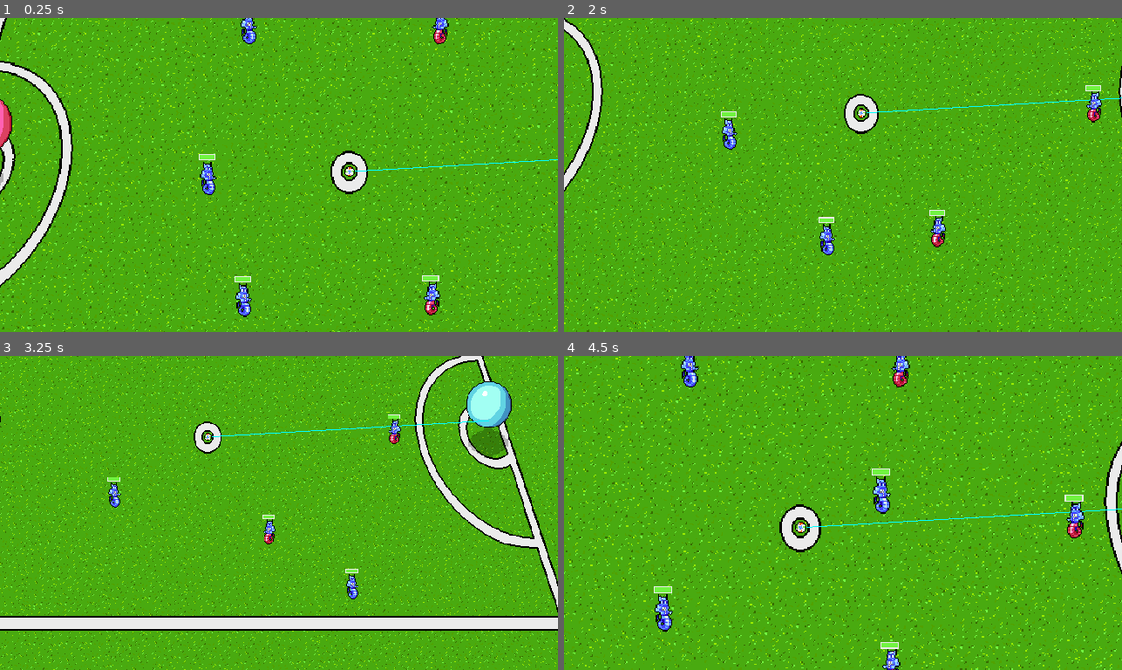
Above: before the commit, frames 1-4 (two rows, left to right).
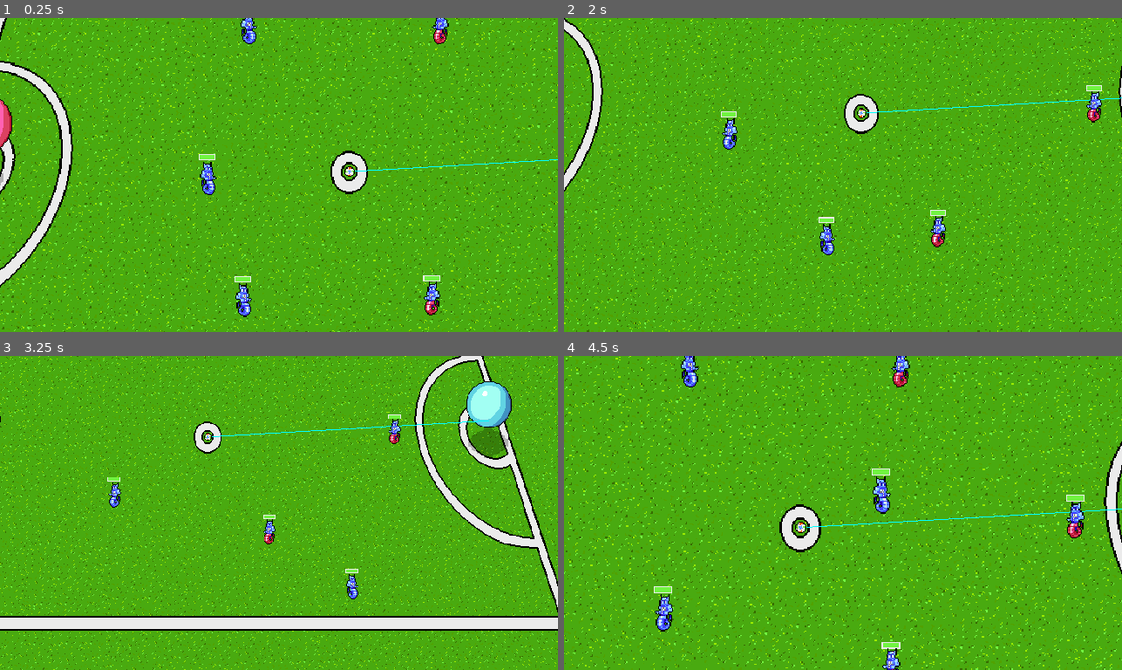
Above: after the commit, the same moments.

Repository: gamkedo-la/Elementaball
Game: Godot game, scene res://Node2D.tscn
Two runs of this game, one before a commit and one after it. Both use one fixed random seed, a clock stepped at 60 frames per second and the inputs below.
Inputs:
- Up to frame 1 (0.25 s): no input
- Up to frame 2 (2 s): hold Right (ui_right) 0.53-1.28 s; hold Down (ui_down) from 1.28 s (still down)
- Up to frame 3 (3.25 s): release Down (ui_down) at 2.03 s; hold Right (ui_right) 2.03-2.78 s; hold Up (ui_up) from 2.78 s (still down)
- Up to frame 4 (4.5 s): release Up (ui_up) at 3.53 s; hold Left (ui_left) from 3.53 s (still down)

The runs differ from the first frame. In frame 1, less than 0.1% of the frame differs, in the area x 75-79%, y 81-84%; in frame 2, 0.2%; in frame 3, 0.1%; in frame 4, 0.3%, in the area x 16-94%, y 44-94%.

Commit message:
Character (sprite and collider) flip depending on direction

Diff:
--- a/Field and Equipment/Ball.gd
+++ b/Field and Equipment/Ball.gd
@@ -62,7 +62,7 @@
 
 func set_possession(player):
 	playerInPossession = player
-	possessionNode = player.get_node("Position2D")
+	possessionNode = player.get_node("ThingsToFlip/Position2D")
 	if player in get_tree().get_nodes_in_group("player_team"):
 		dribbling = true
 		enemyPossession = false
--- a/Players/AIPlayer.gd
+++ b/Players/AIPlayer.gd
@@ -2,6 +2,7 @@
 
 #Variables for movement
 var velocity = Vector2.ZERO
+onready var initialScale = scale
 var destination = Vector2()
 var previousPosition = global_position
 
@@ -93,6 +94,16 @@
 		update()
 		#TODO: Add offensive AI - running toward goal, passing, kicking
 
+		if velocity.x > 0.1:
+			$ThingsToFlip.scale.x = -1
+			if $EnemyCollider:
+				$EnemyCollider.scale.x = -1
+
+		elif velocity.x < -0.1:
+			$ThingsToFlip.scale.x = 1
+			if $EnemyCollider:
+				$EnemyCollider.scale.x = 1
+
 	if tacklingInProgress and tacklerIsSelf:
 		aniMachine.travel(tackleAnim)
 	elif velocity.length() == 0:
@@ -100,6 +111,7 @@
 	elif velocity.length() > 0:
 		aniMachine.travel(runningAnim)
 
+
 func defend_zone():
 	if(inDefenseZone == false):
 		destination = defenseZone.global_position
@@ -134,7 +146,7 @@
 func _move_to_target(targetType):
 	var distance2Target = destination.distance_to(Vector2.ZERO);
 	var ballPosition = to_local(ball.global_position)
-	if(destination != ballPosition and distance2Target > 10):
+	if(destination != ballPosition and distance2Target > 30):
 		move_and_slide(velocity);
 	elif(destination == ballPosition  and distance2Target > 50):
 		move_and_slide(velocity);
@@ -142,7 +154,7 @@
 		destination = ballPosition
 	elif (destination == ballPosition and ball.kicking == false and stealCooldown == false and tacklingInProgress == false):
 		_try_steal();
-	elif distance2Target > 5:
+	elif distance2Target > 30:
 		move_and_slide(velocity)
 	else: velocity = Vector2.ZERO
 
--- a/Players/AnimationPlayer.tscn
+++ b/Players/AnimationPlayer.tscn
@@ -4,7 +4,7 @@
 resource_name = "Blue Enemy Idle"
 loop = true
 tracks/0/type = "value"
-tracks/0/path = NodePath("AnimatedSprite:animation")
+tracks/0/path = NodePath("ThingsToFlip/AnimatedSprite:animation")
 tracks/0/interp = 1
 tracks/0/loop_wrap = true
 tracks/0/imported = false
@@ -16,7 +16,7 @@
 "values": [ "Blue Enemy Idle" ]
 }
 tracks/1/type = "value"
-tracks/1/path = NodePath("Position2D:position")
+tracks/1/path = NodePath("ThingsToFlip/Position2D:position")
 tracks/1/interp = 1
 tracks/1/loop_wrap = true
 tracks/1/imported = false
@@ -57,7 +57,7 @@
 "values": [ 1.62307, 1.13498, 1.43747, 0.663645, 1.20974 ]
 }
 tracks/2/type = "value"
-tracks/2/path = NodePath("Position2D:position")
+tracks/2/path = NodePath("ThingsToFlip/Position2D:position")
 tracks/2/interp = 1
 tracks/2/loop_wrap = true
 tracks/2/imported = false
@@ -69,7 +69,7 @@
 "values": [ Vector2( -17.0613, 1.41577 ), Vector2( -17.3374, 1.26561 ), Vector2( -15.8752, 1.18845 ), Vector2( -17.5503, 0.699898 ), Vector2( -9.09171, -0.423805 ), Vector2( -8.42532, -0.843346 ), Vector2( -8.71283, -0.550415 ) ]
 }
 tracks/3/type = "value"
-tracks/3/path = NodePath("Position2D:rotation_degrees")
+tracks/3/path = NodePath("ThingsToFlip/Position2D:rotation_degrees")
 tracks/3/interp = 1
 tracks/3/loop_wrap = true
 tracks/3/imported = false
@@ -81,7 +81,7 @@
 "values": [ 0.0 ]
 }
 tracks/4/type = "value"
-tracks/4/path = NodePath("AnimatedSprite:frame")
+tracks/4/path = NodePath("ThingsToFlip/AnimatedSprite:frame")
 tracks/4/interp = 1
 tracks/4/loop_wrap = true
 tracks/4/imported = false
@@ -93,7 +93,7 @@
 "values": [ 0, 1, 2, 3 ]
 }
 tracks/5/type = "value"
-tracks/5/path = NodePath("AnimatedSprite:animation")
+tracks/5/path = NodePath("ThingsToFlip/AnimatedSprite:animation")
 tracks/5/interp = 1
 tracks/5/loop_wrap = true
 tracks/5/imported = false
@@ -177,7 +177,7 @@
 "values": [ 1.62307, 1.13498, 85.2222, 81.9966, 0.663645, 1.20974 ]
 }
 tracks/4/type = "value"
-tracks/4/path = NodePath("Position2D:position")
+tracks/4/path = NodePath("ThingsToFlip/Position2D:position")
 tracks/4/interp = 1
 tracks/4/loop_wrap = true
 tracks/4/imported = false
@@ -189,7 +189,7 @@
 "values": [ Vector2( -8.5517, -0.586487 ), Vector2( -7.65979, -1.40407 ), Vector2( -9.36783, -0.480103 ), Vector2( -8.70696, -0.634941 ), Vector2( -9.09171, -0.423805 ), Vector2( -8.42532, -0.843346 ), Vector2( -8.71283, -0.550415 ) ]
 }
 tracks/5/type = "value"
-tracks/5/path = NodePath("Position2D:rotation_degrees")
+tracks/5/path = NodePath("ThingsToFlip/Position2D:rotation_degrees")
 tracks/5/interp = 1
 tracks/5/loop_wrap = true
 tracks/5/imported = false
@@ -261,7 +261,7 @@
 "values": [  ]
 }
 tracks/11/type = "value"
-tracks/11/path = NodePath("AnimatedSprite:frame")
+tracks/11/path = NodePath("ThingsToFlip/AnimatedSprite:frame")
 tracks/11/interp = 1
 tracks/11/loop_wrap = true
 tracks/11/imported = false
@@ -273,7 +273,7 @@
 "values": [ 0, 1, 2, 3, 4, 5 ]
 }
 tracks/12/type = "value"
-tracks/12/path = NodePath("AnimatedSprite:animation")
+tracks/12/path = NodePath("ThingsToFlip/AnimatedSprite:animation")
 tracks/12/interp = 1
 tracks/12/loop_wrap = true
 tracks/12/imported = false
@@ -285,7 +285,7 @@
 "values": [ "Blue Enemy Tackle" ]
 }
 tracks/13/type = "value"
-tracks/13/path = NodePath("AnimatedSprite:position")
+tracks/13/path = NodePath("ThingsToFlip/AnimatedSprite:position")
 tracks/13/interp = 1
 tracks/13/loop_wrap = true
 tracks/13/imported = false
--- a/Players/Enemy.tscn
+++ b/Players/Enemy.tscn
@@ -13,6 +13,12 @@
 [ext_resource path="res://Art/Sprites/blue_enemy_run/blue_enemy_run2.png" type="Texture" id=11]
 [ext_resource path="res://Players/AnimationPlayer.tscn" type="PackedScene" id=12]
 [ext_resource path="res://Players/AnimationTree.tscn" type="PackedScene" id=13]
+
+[sub_resource type="CapsuleShape2D" id=1]
+radius = 5.73978
+height = 18.1092
+
+[sub_resource type="AnimationNodeStateMachinePlayback" id=5]
 
 [sub_resource type="SpriteFrames" id=3]
 animations = [ {
@@ -32,39 +38,19 @@
 "speed": 5.0
 } ]
 
-[sub_resource type="CapsuleShape2D" id=1]
-radius = 5.73978
-height = 18.1092
-
-[sub_resource type="AnimationNodeStateMachinePlayback" id=5]
-
 [node name="Enemy" type="KinematicBody2D"]
-position = Vector2( 185.723, 70.8173 )
 collision_mask = 3
 script = ExtResource( 2 )
-speed = 300
-
-[node name="AnimatedSprite" type="AnimatedSprite" parent="."]
-position = Vector2( 1.05083, -1.02803 )
-frames = SubResource( 3 )
-animation = "Blue Enemy Idle"
-
-[node name="EnemyCollider" type="CollisionShape2D" parent="."]
-position = Vector2( -2.61469, 4.16596 )
-rotation = 0.0115828
-shape = SubResource( 1 )
-
-[node name="Position2D" type="Position2D" parent="."]
-position = Vector2( -8.71283, -0.550415 )
+speed = 150
 
 [node name="InterceptArea" parent="." instance=ExtResource( 3 )]
-position = Vector2( -0.540016, 0.162682 )
+position = Vector2( -0.161133, 0.0360718 )
 
 [node name="Health Bar" parent="." instance=ExtResource( 4 )]
-margin_left = -73.8622
-margin_top = -46.7722
-margin_right = -73.8622
-margin_bottom = -46.7722
+margin_left = -73.4833
+margin_top = -46.8988
+margin_right = -73.4833
+margin_bottom = -46.8988
 
 [node name="Health Bar" parent="Health Bar" index="0"]
 margin_left = 65.5849
@@ -72,10 +58,25 @@
 margin_right = 81.5849
 margin_bottom = 28.4094
 
+[node name="EnemyCollider" type="CollisionShape2D" parent="."]
+position = Vector2( -0.161148, 0.0360641 )
+rotation = 0.0211139
+shape = SubResource( 1 )
+
 [node name="AnimationPlayer" parent="." instance=ExtResource( 12 )]
 
 [node name="AnimationTree" parent="." instance=ExtResource( 13 )]
 active = true
 parameters/playback = SubResource( 5 )
 
+[node name="ThingsToFlip" type="Node2D" parent="."]
+
+[node name="AnimatedSprite" type="AnimatedSprite" parent="ThingsToFlip"]
+position = Vector2( 1.05083, -1.02803 )
+frames = SubResource( 3 )
+animation = "Blue Enemy Idle"
+
+[node name="Position2D" type="Position2D" parent="ThingsToFlip"]
+position = Vector2( -8.71283, -0.550415 )
+
 [editable path="Health Bar"]
--- a/Players/Player.tscn
+++ b/Players/Player.tscn
@@ -28,6 +28,12 @@
 "_edit_group_": true
 }
 
+[node name="Health Bar" parent="." instance=ExtResource( 3 )]
+margin_left = -8.75441
+margin_top = -22.4966
+margin_right = -8.75441
+margin_bottom = -22.4966
+
 [node name="AnimationTree" parent="." instance=ExtResource( 5 )]
 parameters/playback = SubResource( 2 )
 
@@ -36,17 +42,13 @@
 "anims/Blue Run" = SubResource( 4 )
 "anims/Blue Tackle" = SubResource( 5 )
 
-[node name="Health Bar" parent="." instance=ExtResource( 3 )]
-margin_left = -8.75441
-margin_top = -22.4966
-margin_right = -8.75441
-margin_bottom = -22.4966
+[node name="CollisionShape2D" type="CollisionShape2D" parent="."]
+shape = SubResource( 1 )
 
-[node name="Sprite" type="Sprite" parent="."]
+[node name="ThingsToFlip" type="Node2D" parent="."]
+
+[node name="Sprite" type="Sprite" parent="ThingsToFlip"]
 texture = ExtResource( 2 )
 
-[node name="Position2D" type="Position2D" parent="."]
+[node name="Position2D" type="Position2D" parent="ThingsToFlip"]
 position = Vector2( 10.0255, -0.903961 )
-
-[node name="CollisionShape2D" type="CollisionShape2D" parent="."]
-shape = SubResource( 1 )
